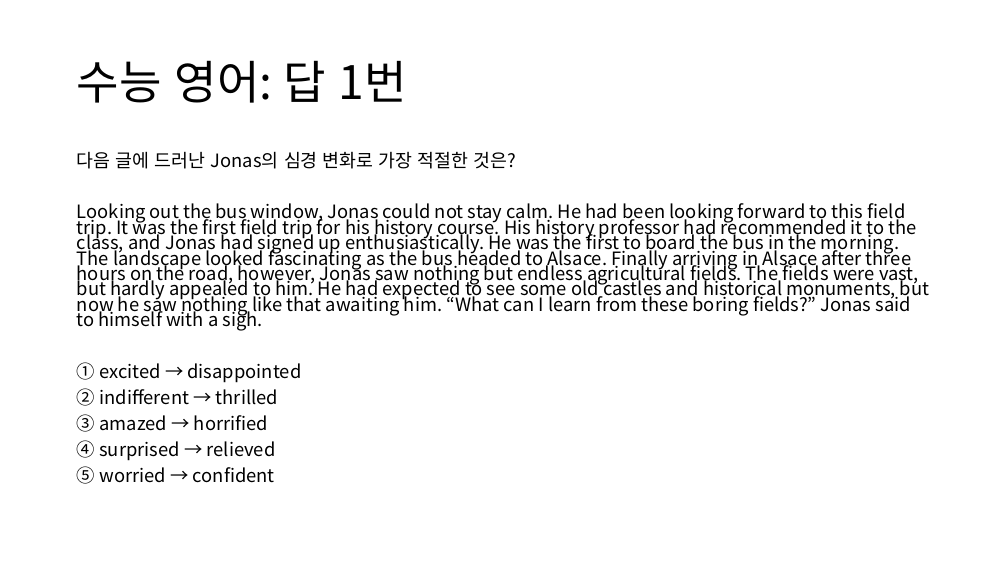
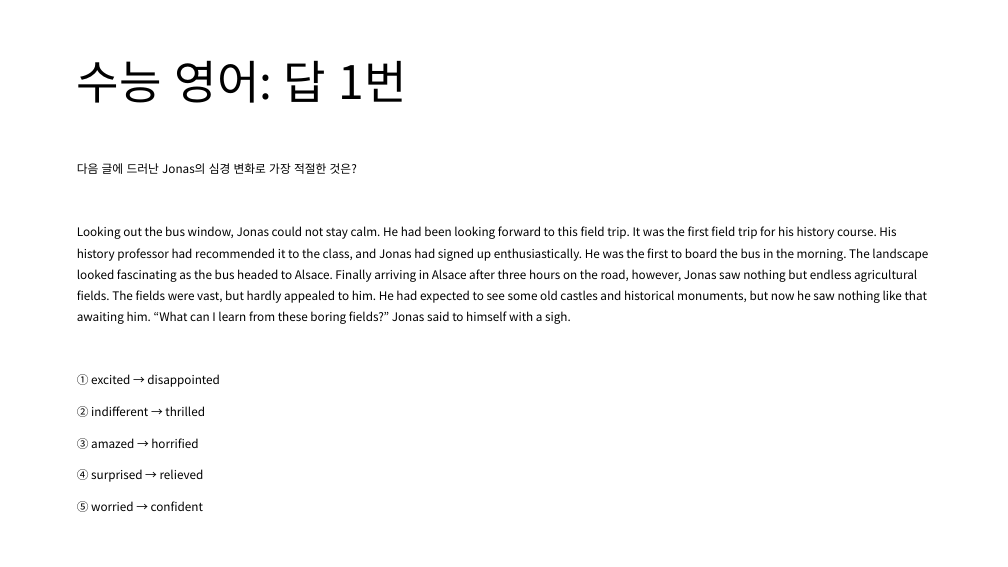
Before and after one commit to lolsaless/Python, a slide deck: slide 40 of 프롬프트 시연.pptx. Drawn at 1008x567 pixels with LibreOffice and Linux fonts; fonts in the diff are those of the drawing. Boxes give left, top, right and bottom in pixels: in the first picture for what was removed or moved away, otherwise in the second. Text is boxed around its words. In the diff, an @@ line names an element or a change of style, - is before the commit and + after.

```diff
--- a/프롬프트 시연.pptx
+++ b/프롬프트 시연.pptx
@@ text "다음 글에 드러난 Jonas의 심경 ..." at [77, 163, 928, 512]: size 17.5 to 11.2 pt; line spacing 0.7 to 1.5 @@
```
Also in this commit, not shown: 8 other slides changed, 20 other files.
